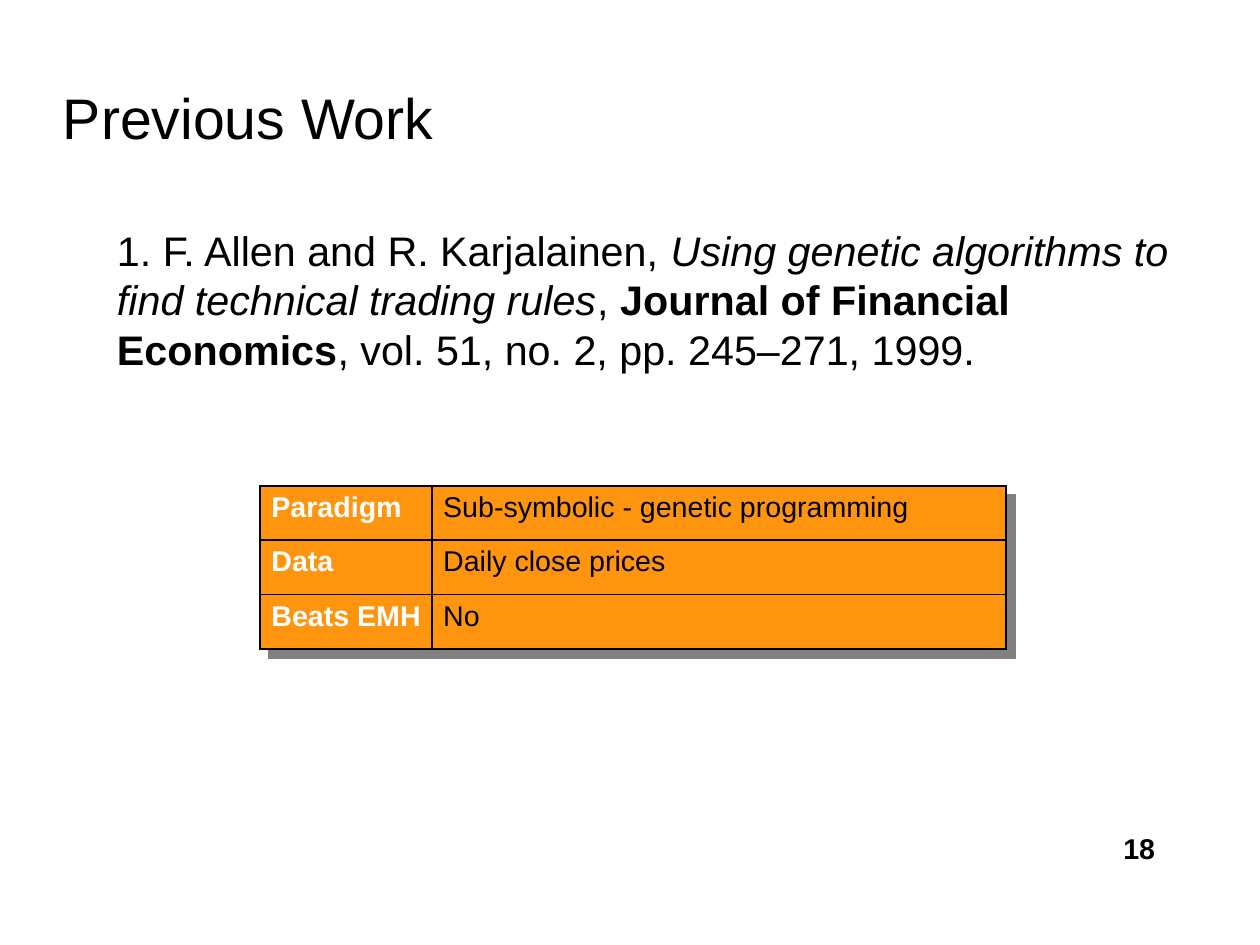
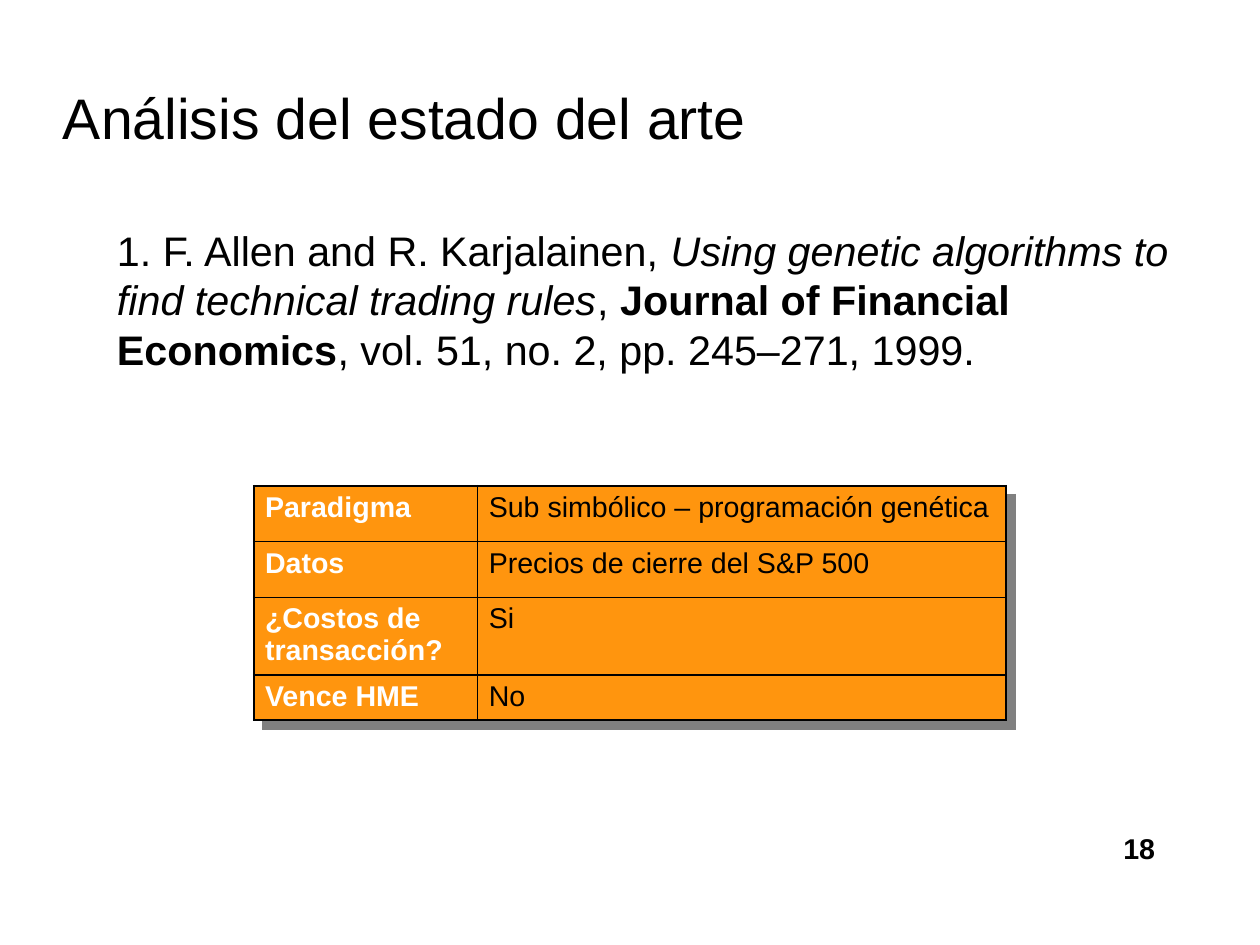
Before and after one commit to davidrmh/Thesis, a slide deck: slide 18 of presentaciones_finales/presentacion_seminario_B19.odp. Drawn at 1260x945 pixels with LibreOffice and Linux fonts; fonts in the diff are those of the drawing; background and template pictures are left out. Boxes give left, top, right and bottom in pixels: in the first picture for what was removed or moved away, otherwise in the second. Text is boxed around its words. In the diff, an @@ line names an element or a change of style, - is before the commit and + after.

Commit message:
Agrega estado del arte

```diff
--- a/presentaciones_finales/presentacion_seminario_B19.odp
+++ b/presentaciones_finales/presentacion_seminario_B19.odp
@@ title at bbox=[63, 97, 745, 140]: text changed @@
-Previous Work
+Análisis del estado del arte
@@ table added at bbox=[254, 486, 1007, 720], 4 rows, 2 columns @@
+Paradigma | Sub simbólico – programación genética
+Datos | Precios de cierre del S&P 500
+¿Costos de transacción? | Si
+Vence HME | No
@@ table removed at bbox=[261, 486, 1006, 649], 3 rows, 2 columns @@
-Paradigm | Sub-symbolic - genetic programming
-Data | Daily close prices
-Beats EMH | No
```
Also in this commit, not shown: 2 other slides changed, 7 slides added, 2 slides removed, 1 other file.
